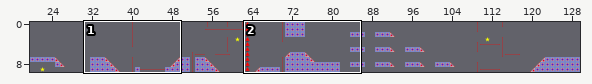
An edit to a level. Tiled map, games/BeerFlight/data/levels/example/level.tmx. Above: a wide view before the commit, with the close-up outlined.
Close-up. Before the edit:
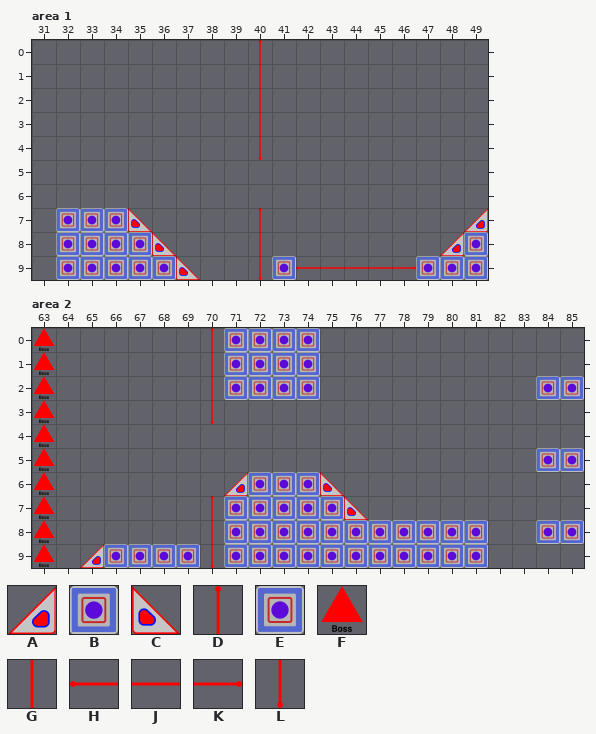
Cells are 500x500 px. Shown: area 1 x 31..49, y 0..9; area 2 x 63..85, y 0..9. The commit also changed other parts of the map, which this record leaves out.
Key: from "BeerFlight tileset": A 0, B 1, C 2, D 3, E 5, F 6, G 7, H 8, J 9, K 10, L 11.
_ is an empty cell.
Layers that did not change in this view are not listed.
Layer "Tiles" before, area 1, first column x 31:
 0 _________D_________
 1 _________G_________
 2 _________G_________
 3 _________G_________
 4 _________L_________
 5 ___________________
 6 ___________________
 7 _BBBC____D________A
 8 _EEEEC___G_______AE
 9 _EEEEEC__LEHJJJKEEE
Layer "Tiles" before, area 2, first column x 63:
 0 _______DEEEE___________
 1 _______GEEEE___________
 2 _______GEEEE_________BB
 3 _______L_______________
 4 _______________________
 5 _____________________BB
 6 ________ABBBC__________
 7 _______DEEEEEC_________
 8 _______GEEEEEEBBBBB__BB
 9 __ABBBBLEEEEEEEEEEE____
Layer "Triggers" before, area 2, first column x 63:
 0 F______________________
 1 F______________________
 2 F______________________
 3 F______________________
 4 F______________________
 5 F______________________
 6 F______________________
 7 F______________________
 8 F______________________
 9 F______________________
And afterwards:
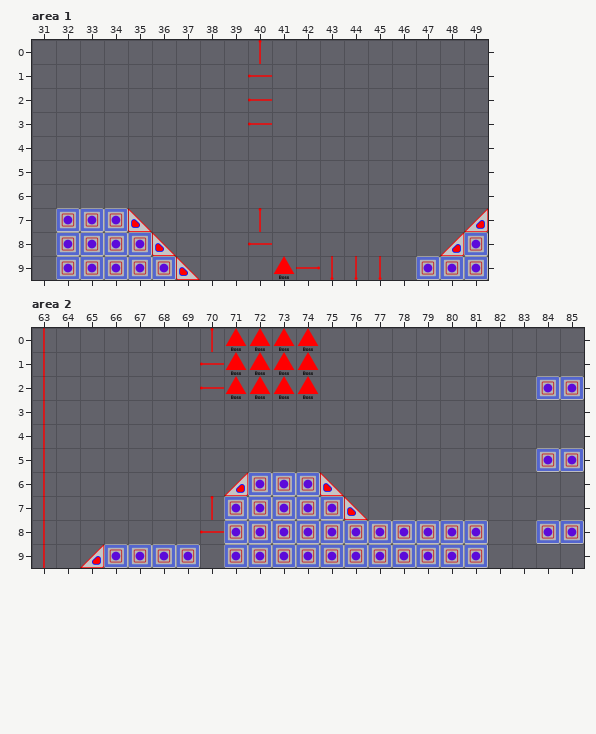
The edit:
Layer "Tiles", area 1:
Tile E gives way to tile F in row 9 at x 41.
Tile G gives way to tile H in rows 1 to 3 at x 40; in row 8 at x 40.
Tile H gives way to tile K in row 9 at x 42.
Tile J gives way to tile L in row 9 at x 43 to 45.
The edit erases tile K in row 9 at x 46.
The edit erases tile L in row 4 at x 40; in row 9 at x 40.
Layer "Tiles", area 2:
Tile E gives way to tile F in rows 0 to 2 at x 71 to 74.
Tile G gives way to tile H in rows 1 to 2 at x 70; in row 8 at x 70.
The edit erases tile L in row 3 at x 70; in row 9 at x 70.
Layer "Triggers", area 2:
Tile F gives way to tile G in rows 0 to 9 at x 63.
Changed places in both close-ups, as pixel boxes (x1, y1, x2, y2):
changed: (248, 64, 272, 160)
changed: (248, 232, 416, 280)
changed: (33, 328, 55, 568)
changed: (200, 328, 320, 424)
changed: (200, 520, 224, 568)
